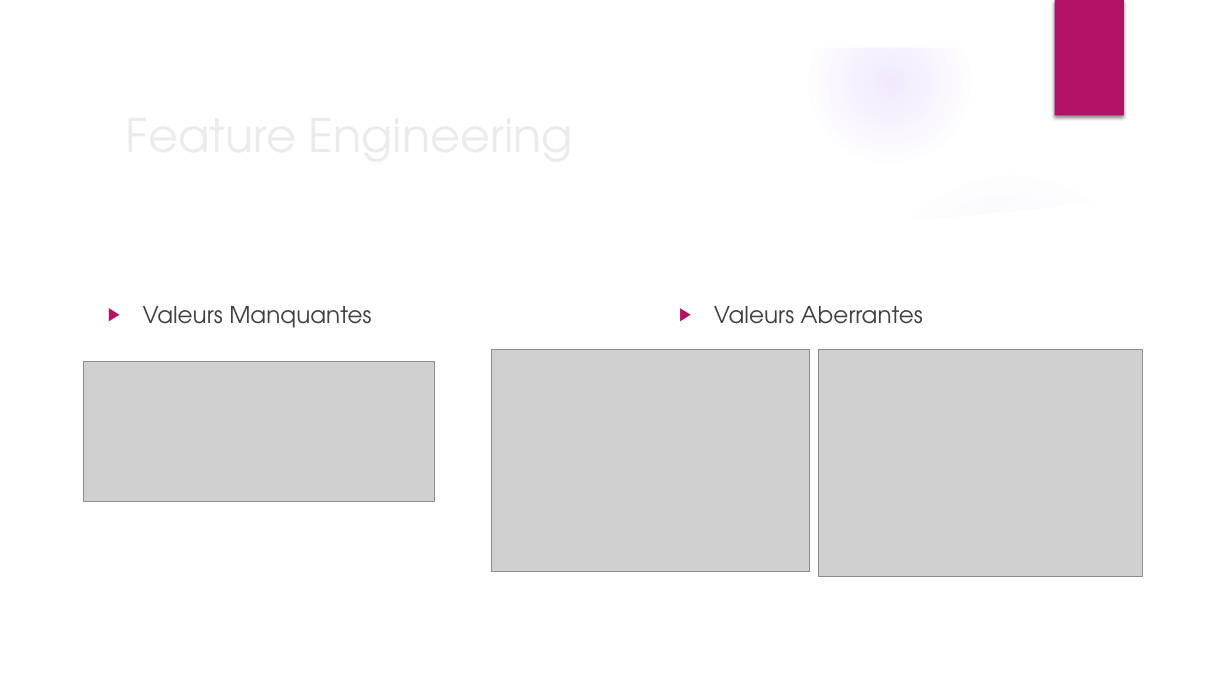
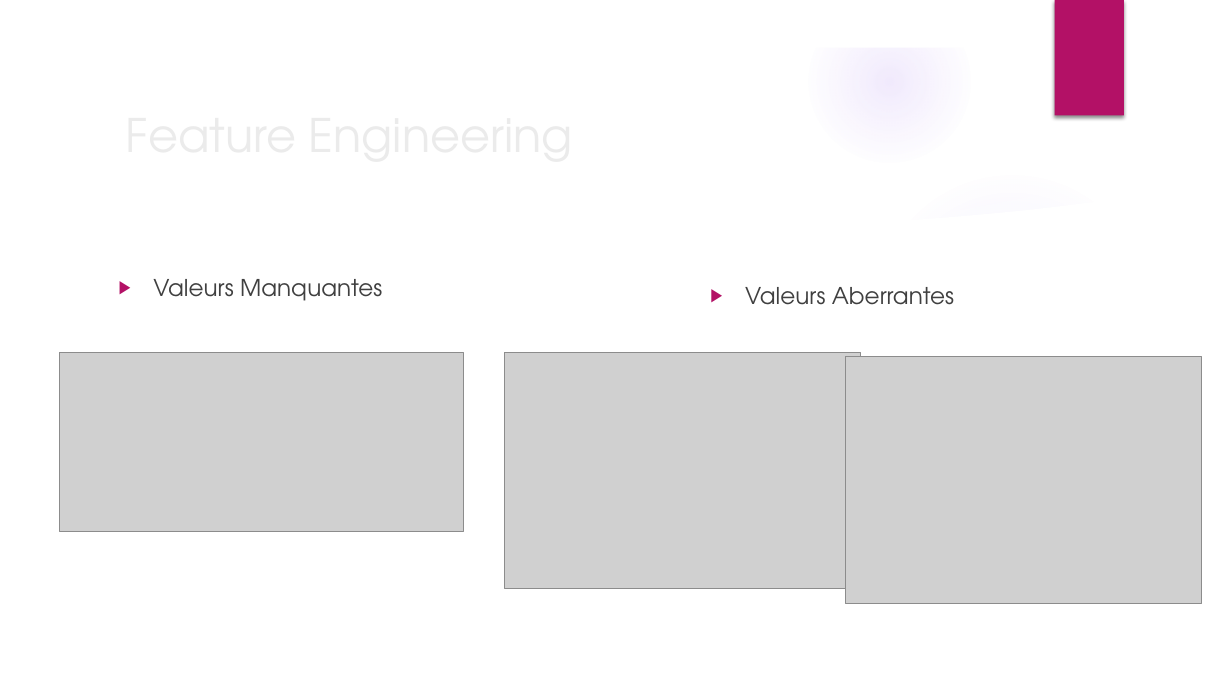
Before and after one commit to ThibaultDieudonne/Credit-Scoring, a slide deck: slide 6 of P4_01_presentation.pptx. Drawn at 1232x693 pixels with LibreOffice and Linux fonts; fonts in the diff are those of the drawing; grey boxes stand for pictures; background and template pictures are left out. Boxes give left, top, right and bottom in pixels: in the first picture for what was removed or moved away, otherwise in the second. Text is boxed around its words. In the diff, an @@ line names an element or a change of style, - is before the commit and + after.

```diff
--- a/P4_01_presentation.pptx
+++ b/P4_01_presentation.pptx
@@ text "Valeurs Manquantes": place and size @@
-text "Valeurs Manquantes" at [143,306,371,328]
+text "Valeurs Manquantes" at [153,279,382,301]
@@ text "Valeurs Aberrantes": place and size @@
-text "Valeurs Aberrantes" at [714,306,923,324]
+text "Valeurs Aberrantes" at [745,287,954,305]
@@ picture: place and size @@
-picture at [84,361,434,502]
+picture at [59,352,464,531]
@@ picture: place and size @@
-picture at [492,349,810,571]
+picture at [505,352,860,589]
@@ picture: place and size @@
-picture at [818,349,1142,577]
+picture at [846,356,1202,604]
```
Also in this commit, not shown: 5 other slides changed, 4 slides added, 2 slides removed, 1 other file.
